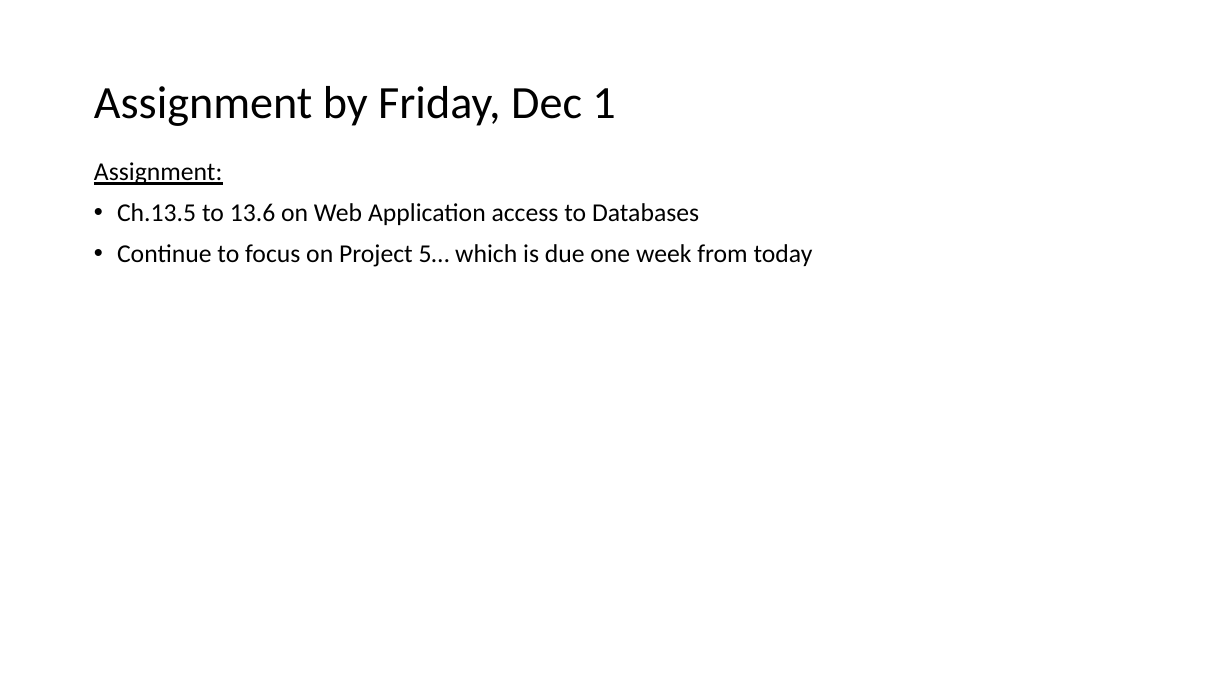
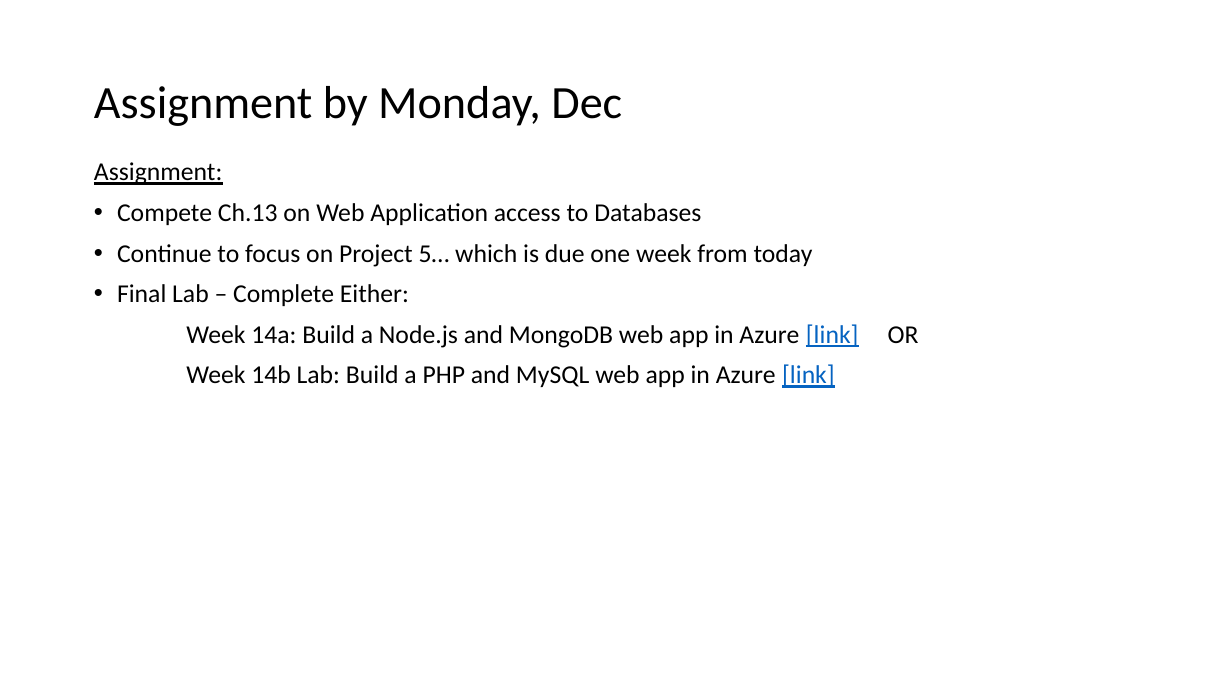
Before and after one commit to EricJPogue/www-epogue-info, a slide deck: slide 6 of CPSC-24700/Presentations/session-38.pptx. Drawn at 1232x693 pixels with LibreOffice and Linux fonts; fonts in the diff are those of the drawing. Boxes give left, top, right and bottom in pixels: in the first picture for what was removed or moved away, otherwise in the second. Text is boxed around its words. In the diff, an @@ line names an element or a change of style, - is before the commit and + after.

```diff
--- a/CPSC-24700/Presentations/session-38.pptx
+++ b/CPSC-24700/Presentations/session-38.pptx
@@ title at [94,86,622,126]: text changed @@
-Assignment by Friday, Dec 1
+Assignment by Monday, Dec
@@ text at [117,203,701,225]: text changed @@
-• Ch.13.5 to 13.6 on Web Application access to Databases
+• Compete Ch.13 on Web Application access to Databases
@@ text at [117,284,859,388]: paragraphs added @@
+• Final Lab – Complete Either:
+Week 14a: Build a Node.js and MongoDB web app in Azure [link] OR
+Week 14b Lab: Build a PHP and MySQL web app in Azure [link]
```
Also in this commit, not shown: 3 other slides changed, 9 other files.
